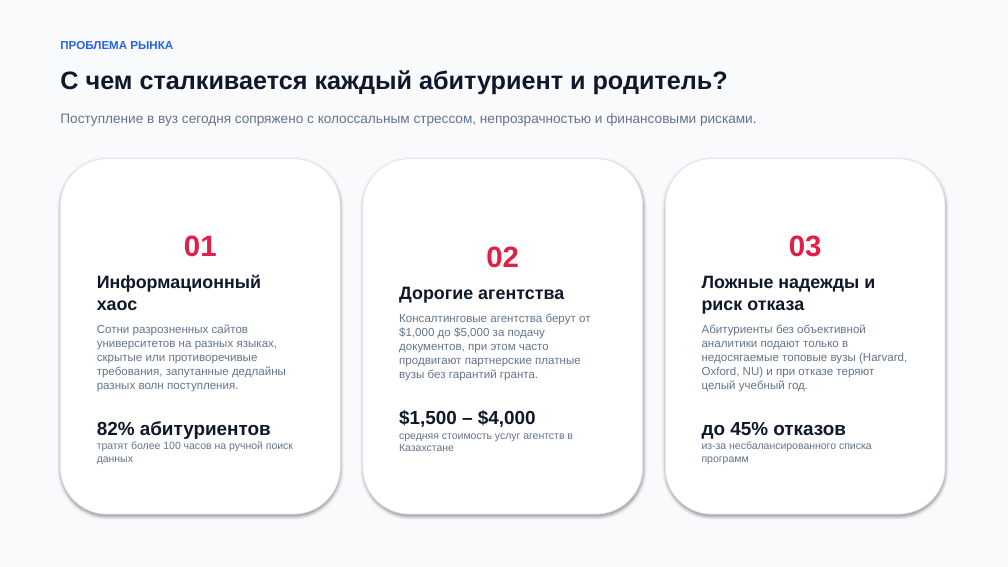
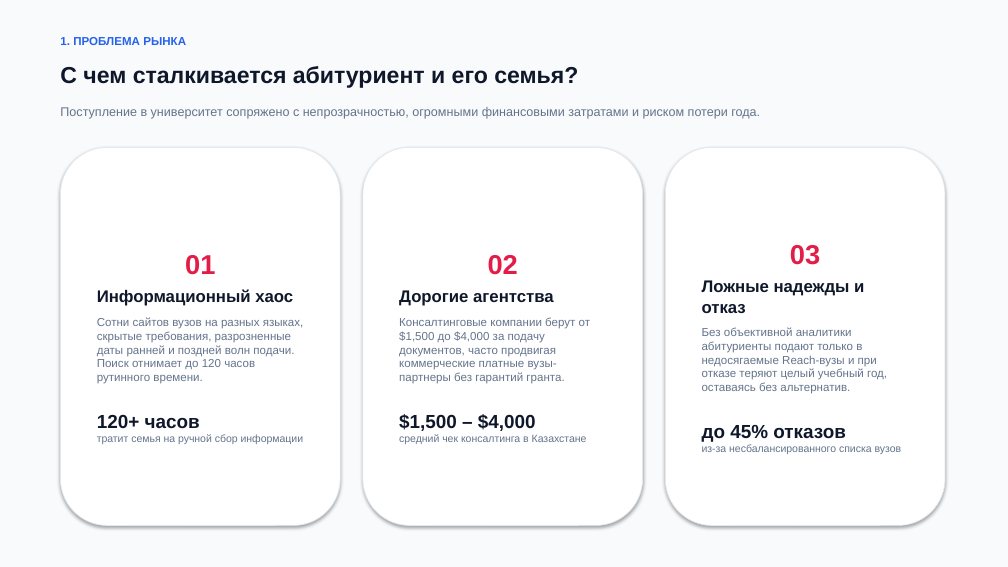
Before and after one commit to adilhan385/Admitroute, a slide deck: slide 2 of AdmitRoute_Presentation.pptx. Drawn at 1008x567 pixels with LibreOffice and Linux fonts; fonts in the diff are those of the drawing. Boxes give left, top, right and bottom in pixels: in the first picture for what was removed or moved away, otherwise in the second. Text is boxed around its words. In the diff, an @@ line names an element or a change of style, - is before the commit and + after.

```diff
--- a/AdmitRoute_Presentation.pptx
+++ b/AdmitRoute_Presentation.pptx
@@ text at (x1=60, y1=37, x2=186, y2=45): text changed @@
-ПРОБЛЕМА РЫНКА
+1. ПРОБЛЕМА РЫНКА
@@ text at (x1=60, y1=66, x2=578, y2=88): text changed; size 24 to 22 pt @@
-С чем сталкивается каждый абитуриент и родитель?
+С чем сталкивается абитуриент и его семья?
@@ text at (x1=60, y1=107, x2=760, y2=119): text changed; size 13 to 12 pt @@
-Поступление в вуз сегодня сопряжено с колоссальным стрессом, непрозрачностью и финансовыми рисками.
+Поступление в университет сопряжено с непрозрачностью, огромными финансовыми затратами и риском потери года.
@@ rounded rectangle "01" resized from (x1=60, y1=159, x2=340, y2=514) to (x1=60, y1=147, x2=340, y2=526) @@
@@ rounded rectangle "02" resized from (x1=363, y1=159, x2=643, y2=514) to (x1=363, y1=147, x2=643, y2=526) @@
@@ rounded rectangle "03" resized from (x1=665, y1=159, x2=945, y2=514) to (x1=665, y1=147, x2=945, y2=526) @@
@@ text in rounded rectangle at (x1=97, y1=255, x2=293, y2=306): size 28 to 26 pt in "01"; size 17 to 16 pt in "Информационный хаос"; less space between paragraphs @@
@@ text in rounded rectangle at (x1=399, y1=255, x2=554, y2=306): size 28 to 26 pt in "02"; size 17 to 16 pt in "Дорогие агентства"; less space between paragraphs @@
@@ text in rounded rectangle at (x1=790, y1=245, x2=820, y2=265): size 28 to 26 pt in "03" @@
@@ text in rounded rectangle at (x1=702, y1=280, x2=887, y2=394): text changed @@
-Ложные надежды и риск отказа
-Абитуриенты без объективной аналитики подают только в недосягаемые топовые вузы (Harvard, Oxford, NU) и при отказе теряют целый учебный год.
+Ложные надежды и отказ
+Без объективной аналитики абитуриенты подают только в недосягаемые Reach-вузы и при отказе теряют целый учебный год, оставаясь без альтернатив.
@@ text in rounded rectangle at (x1=97, y1=317, x2=304, y2=444): text changed @@
-Сотни разрозненных сайтов университетов на разных языках, скрытые или противоречивые требования, запутанные дедлайны разных волн поступления.
-82% абитуриентов
-тратят более 100 часов на ручной поиск данных
+Сотни сайтов вузов на разных языках, скрытые требования, разрозненные даты ранней и поздней волн подачи. Поиск отнимает до 120 часов рутинного времени.
+120+ часов
+тратит семья на ручной сбор информации
@@ text in rounded rectangle at (x1=399, y1=317, x2=590, y2=384): text changed @@
-Консалтинговые агентства берут от $1,000 до $5,000 за подачу документов, при этом часто продвигают партнерские платные вузы без гарантий гранта.
+Консалтинговые компании берут от $1,500 до $4,000 за подачу документов, часто продвигая коммерческие платные вузы-партнеры без гарантий гранта.
@@ text in rounded rectangle at (x1=399, y1=434, x2=587, y2=444): text changed @@
-средняя стоимость услуг агентств в Казахстане
+средний чек консалтинга в Казахстане
@@ text in rounded rectangle at (x1=702, y1=444, x2=902, y2=454): text changed @@
-из-за несбалансированного списка программ
+из-за несбалансированного списка вузов
```
Also in this commit, not shown: 3 other slides changed, 6 slides added, 5 slides removed, 5 other files.
